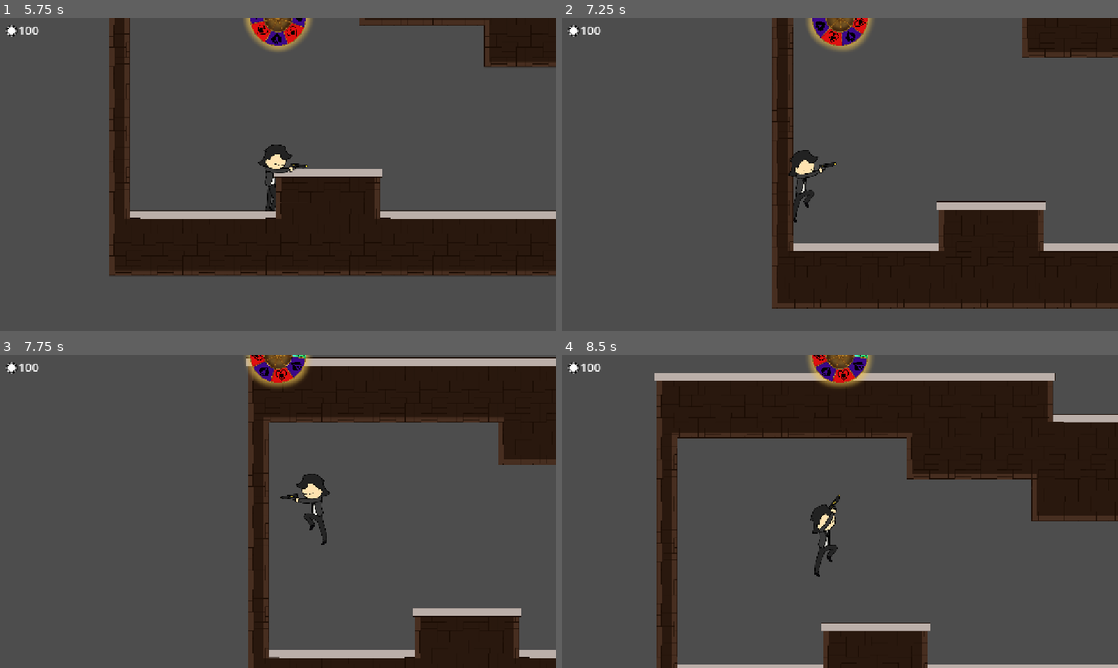
Above: before the commit, frames 1-4 (two rows, left to right).
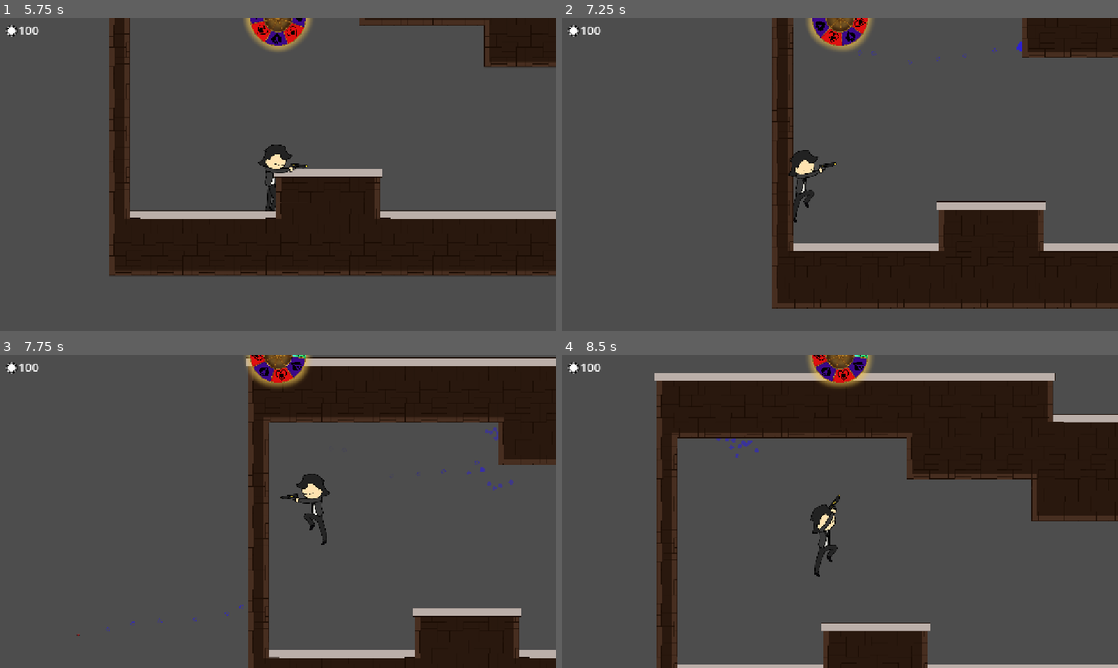
Above: after the commit, the same moments.

Repository: ClipperDev/spinning-game
Game: Godot game, scene res://main.tscn
Same seed, same stepped clock (60 frames per second), same inputs: the game is played once before the commit and once after it.
Inputs (mouse positions are in pixels of both pictures, inside the frame that each line leads up to):
- Up to frame 1 (5.75 s): tap Enter (ui_accept) at 0.5 s; move the mouse to (400, 158) at 0.52 s; press the mouse at (400, 158) at 0.53 s; hold D (right) 0.53-2.03 s; tap Space (jump) at 0.77, 1.52, 3.02, 3.77, 4.52 s; move the mouse to (166, 190) at 1.27 s; release the mouse at (166, 190) at 1.28 s; click (166, 190) at 1.35 s; move the mouse to (333, 105) at 2.02 s; hold A (left) 2.03-2.78 s; hold Q (spin) 2.03-2.78 s; click (333, 105) at 2.3 s; move the mouse to (250, 237) at 2.77 s; hold D (right) 2.78-4.28 s; click (250, 237) at 2.85 s; move the mouse to (444, 221) at 3.52 s; press the mouse at (444, 221) at 3.53 s; tap R (reload) at 4.15 s; move the mouse to (111, 127) at 4.27 s; release the mouse at (111, 127) at 4.28 s; hold A (left) 4.28-5.03 s; tap Q (spin) at 4.35 s; click (111, 127) at 4.55 s; move the mouse to (305, 174) at 5.02 s; press the mouse at (305, 174) at 5.03 s; hold D (right) from 5.03 s (still down)
- Up to frame 2 (7.25 s): move the mouse to (756, 96) at 5.77 s; release D (right) at 5.78 s; release the mouse at (756, 96) at 5.78 s; hold A (left) from 5.78 s (still down); click (756, 96) at 5.85 s; tap Space (jump) at 6.02, 6.77 s; move the mouse to (962, 158) at 6.52 s; hold Q (spin) from 6.53 s (still down); click (962, 158) at 6.8 s
- Up to frame 3 (7.75 s): move the mouse to (166, 527) at 7.27 s; release A (left) at 7.28 s; release Q (spin) at 7.28 s; hold D (right) from 7.28 s (still down); click (166, 527) at 7.35 s; tap Space (jump) at 7.52 s
- Up to frame 4 (8.5 s): keep holding D (right); move the mouse to (895, 442) at 8.02 s; press the mouse at (895, 442) at 8.03 s

Frame 1 is identical in both runs. In frame 2, less than 0.1% of the frame differs, in the area x 53-83%, y 7-15%; in frame 3, 0.1%, in the area x 13-93%, y 23-90%; in frame 4, less than 0.1%.
Error after the commit: Cannot call method 'instantiate' on a null value. (res://scripts/projectile.gd:27)

Commit message:
working on projectiles and shooting

Diff:
--- a/player/player2/gun_operator.gd
+++ b/player/player2/gun_operator.gd
@@ -53,7 +53,7 @@
 func fire_bullet() -> void:
 	if ammo > 0:
 		var bullet: Area2D = current_slot.bullet.instantiate()
-		add_sibling(bullet)
+		player.add_sibling(bullet)
 		bullet.global_transform = muzzle.global_transform
 		ammo -= 1
 
--- a/player/player2/player.tscn
+++ b/player/player2/player.tscn
@@ -17,6 +17,7 @@
 [ext_resource type="Resource" uid="uid://qt3nrkcmyc4c" path="res://wheel_slots/basic.tres" id="14_yxpg6"]
 [ext_resource type="Script" uid="uid://dhpawmqpt3vvs" path="res://scripts/wheel_slot.gd" id="15_vmcio"]
 [ext_resource type="Resource" uid="uid://cjrxxdyi43ats" path="res://wheel_slots/default_jackpot.tres" id="16_2yl1l"]
+[ext_resource type="Resource" uid="uid://dou2o861mh1ee" path="res://wheel_slots/hearts_healing.tres" id="16_vmcio"]
 
 [sub_resource type="AtlasTexture" id="AtlasTexture_ebec5"]
 atlas = ExtResource("9_3pimp")
@@ -236,7 +237,7 @@
 &"walk_forwards": SubResource("Animation_jleqr")
 }
 
-[node name="player" type="CharacterBody2D" unique_id=1388490003]
+[node name="player" type="CharacterBody2D" unique_id=1388490003 groups=["player"]]
 collision_layer = 2
 script = ExtResource("1_koi66")
 gravity = 14.0
@@ -310,12 +311,15 @@
 
 [node name="gun_operator" type="Node2D" parent="." unique_id=1767012666]
 script = ExtResource("13_3pimp")
+max_ammo = 9.0
 default_bullet = ExtResource("14_yxpg6")
-normal_slots = Array[ExtResource("15_vmcio")]([null, null, null, null, null, null, null])
+normal_slots = Array[ExtResource("15_vmcio")]([ExtResource("16_vmcio"), ExtResource("16_vmcio"), ExtResource("16_vmcio"), ExtResource("16_vmcio"), ExtResource("16_vmcio"), ExtResource("16_vmcio"), ExtResource("16_vmcio")])
 jackpot_slot = ExtResource("16_2yl1l")
 current_slot = ExtResource("14_yxpg6")
 
 [node name="status_effects" type="Node2D" parent="." unique_id=627942839]
+
+[node name="passive_items" type="Node2D" parent="." unique_id=1850176559]
 
 [node name="CollisionShape2D" type="CollisionShape2D" parent="." unique_id=452219580]
 position = Vector2(1, 9.5)
--- /dev/null
+++ b/projectiles/hearts_bullet.tscn
@@ -0,0 +1,26 @@
+[gd_scene format=3 uid="uid://uxyvjcgn7l10"]
+
+[ext_resource type="Script" uid="uid://tqfwqms2xfyl" path="res://scripts/projectile.gd" id="1_cwao1"]
+[ext_resource type="Texture2D" uid="uid://dqksvo2uy7via" path="res://pngs/bullet_heart.png" id="2_for64"]
+[ext_resource type="PackedScene" uid="uid://bprtq5sfw1qq3" path="res://vfx/spades_particle.tscn" id="2_oe8hb"]
+[ext_resource type="PackedScene" uid="uid://mwwgis8qvnc8" path="res://vfx/spades_hit_particles.tscn" id="3_q0fv6"]
+
+[sub_resource type="CircleShape2D" id="CircleShape2D_1vivr"]
+radius = 5.0
+
+[node name="hearts_bullet" type="Area2D" unique_id=1439634672]
+collision_mask = 7
+script = ExtResource("1_cwao1")
+speed = 1000.0
+damage = 25.0
+lifetime = 5.0
+trail_vfx = ExtResource("2_oe8hb")
+explosion_vfx = ExtResource("3_q0fv6")
+metadata/_custom_type_script = "uid://tqfwqms2xfyl"
+
+[node name="CollisionShape2D" type="CollisionShape2D" parent="." unique_id=929852227]
+shape = SubResource("CircleShape2D_1vivr")
+
+[node name="Bullet" type="Sprite2D" parent="." unique_id=406913715]
+scale = Vector2(0.25000003, 0.25)
+texture = ExtResource("2_for64")
--- a/scripts/projectile.gd
+++ b/scripts/projectile.gd
@@ -10,15 +10,28 @@
 @export var pierces_terrain = false
 @export var lifetime = 10.0
 
+# particles are moving with the bullet
+@export var trail_vfx: PackedScene
+# this is the particles node reference
+var cur_trail: GPUParticles2D
+@export var explosion_vfx: PackedScene
+
 var lifesteal = 0.0
 var grav_builtup = 0.0
 var targets_already_hit = []
 
+@onready var player = Global.player
+
 func _ready() -> void:
 	body_entered.connect(_body_entered)
+	var trail = trail_vfx.instantiate()
+	add_sibling.call_deferred(trail)
+	cur_trail = trail
 
 func _physics_process(delta: float) -> void:
-	# moving
+	# moving the particles
+	if cur_trail:
+		cur_trail.position = self.position
 	lifetime -= delta
 	if lifetime <= 0:
 		queue_free()
@@ -30,18 +43,33 @@
 func _body_entered(body: Node2D) -> void:
 	hit_trigger()
 	hit_trigger_entity(body)
-	#hits and stuff
+	# hits and stuff
 	if not targets_already_hit.has(body):
 		for g in body.get_groups():
 			if viable_targets.has(str(g)):
 				body.take_damage(damage, damage_type)
+				if lifesteal > 0:
+					player.heal(damage * lifesteal)
 				targets_already_hit.append(body)
 				pierce_count -= 1
 				if pierce_count <= 0:
-					queue_free()
+					delete_bullet()
 
-	if body.is_in_group("terrain") and not pierces_terrain:
-		queue_free()
+	#if body.is_in_group("terrain") and not pierces_terrain:
+	if body is TileMapLayer and not pierces_terrain:
+		delete_bullet()
+
+func delete_bullet() -> void:
+	queue_free()
+	var explosion = explosion_vfx.instantiate()
+	add_sibling(explosion)
+	explosion.global_position = self.global_position
+	cur_trail.emitting = false
+	await get_tree().create_timer(
+		1,
+		false
+	).timeout
+	cur_trail.queue_free()
 
 ## override it with something
 func hit_trigger() -> void:
--- a/scripts/wheel_effect.gd
+++ b/scripts/wheel_effect.gd
@@ -7,7 +7,21 @@
 
 func _ready() -> void:
 	on_roll_specials()
+	activate()
+
+
+## overridable
+func activate() -> void:
+	pass
+
+## overridable
+func deactivate() -> void:
+	pass
 
 ## overridable. only for one time on-roll effects
 func on_roll_specials() -> void:
 	pass
+
+## overridable. for effects that trigger on shooting
+func bullet_on_shot_effect() -> void:
+	pass
--- /dev/null
+++ b/vfx/particles_queue_free_on_hit.gd
@@ -0,0 +1,9 @@
+extends GPUParticles2D
+
+
+func _ready() -> void:
+	await get_tree().create_timer(
+		1,
+		false
+	).timeout
+	queue_free()
--- /dev/null
+++ b/vfx/spades_hit_particles.tscn
@@ -0,0 +1,30 @@
+[gd_scene format=3 uid="uid://mwwgis8qvnc8"]
+
+[ext_resource type="Texture2D" uid="uid://dl227rxxoraqp" path="res://pngs/particles/spade_particle.png" id="1_kkmim"]
+[ext_resource type="Script" uid="uid://cpili2j204hif" path="res://vfx/particles_queue_free_on_hit.gd" id="2_ehb1s"]
+
+[sub_resource type="Gradient" id="Gradient_kkmim"]
+colors = PackedColorArray(1, 1, 1, 1, 1, 1, 1, 0)
+
+[sub_resource type="GradientTexture1D" id="GradientTexture1D_ehb1s"]
+gradient = SubResource("Gradient_kkmim")
+
+[sub_resource type="ParticleProcessMaterial" id="ParticleProcessMaterial_qdwnf"]
+particle_flag_disable_z = true
+angle_min = 1.0728835e-05
+angle_max = 123.60001
+spread = 180.0
+initial_velocity_min = 68.67
+initial_velocity_max = 150.22
+gravity = Vector3(0, 98, 0)
+scale_min = 0.19999999
+scale_max = 0.19999999
+color = Color(0.1764706, 0.12941177, 0.81960785, 1)
+color_ramp = SubResource("GradientTexture1D_ehb1s")
+
+[node name="spades_hit_particles" type="GPUParticles2D" unique_id=400017745]
+amount = 16
+texture = ExtResource("1_kkmim")
+explosiveness = 1.0
+process_material = SubResource("ParticleProcessMaterial_qdwnf")
+script = ExtResource("2_ehb1s")
--- a/vfx/spades_particle.tscn
+++ b/vfx/spades_particle.tscn
@@ -13,9 +13,9 @@
 particle_flag_disable_z = true
 angle_min = -179.99998
 angle_max = 18.000011
-inherit_velocity_ratio = 1.0
-spread = 56.219
-initial_velocity_max = 9.0
+spread = 180.0
+initial_velocity_min = 38.629997
+initial_velocity_max = 51.92
 angular_velocity_min = -1.6093254e-05
 angular_velocity_max = 61.799984
 gravity = Vector3(0, 0, 0)
@@ -23,7 +23,7 @@
 radial_accel_max = 8.579998
 scale_min = 0.19999999
 scale_max = 0.19999999
-color = Color(0.17711997, 0.13120002, 0.82, 1)
+color = Color(0.1764706, 0.12941177, 0.81960785, 1)
 color_ramp = SubResource("GradientTexture1D_8vrlf")
 
 [node name="spades_hollow_particle" type="GPUParticles2D" unique_id=751571000]
--- /dev/null
+++ b/wheel_slots/hearts_healing.tres
@@ -0,0 +1,13 @@
+[gd_resource type="Resource" script_class="WheelSlot" format=3 uid="uid://dou2o861mh1ee"]
+
+[ext_resource type="PackedScene" uid="uid://uxyvjcgn7l10" path="res://projectiles/hearts_bullet.tscn" id="1_7tgaa"]
+[ext_resource type="Script" uid="uid://dhpawmqpt3vvs" path="res://scripts/wheel_slot.gd" id="2_gvk5a"]
+[ext_resource type="Texture2D" uid="uid://wilnel51h6l6" path="res://pngs/wheel_segments/heart1.png" id="3_du0b4"]
+
+[resource]
+script = ExtResource("2_gvk5a")
+item_name = "hearts_healing"
+suit = "hearts"
+wheel_texture = ExtResource("3_du0b4")
+bullet = ExtResource("1_7tgaa")
+metadata/_custom_type_script = "uid://dhpawmqpt3vvs"
Not shown, added: vfx/particles_queue_free_on_hit.gd.uid
